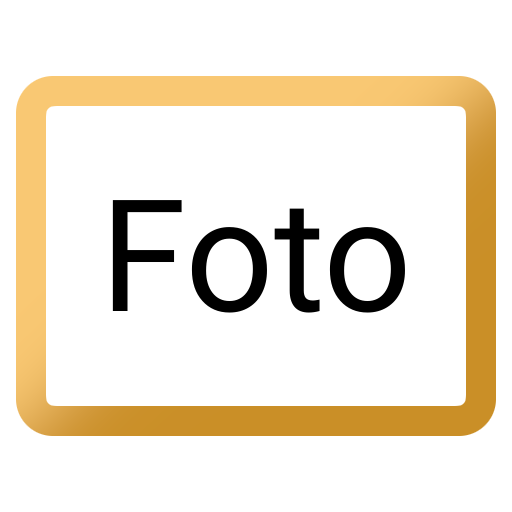
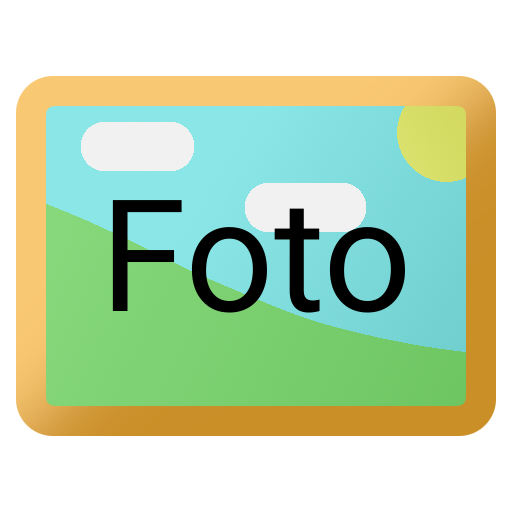
Two versions of the same layered image (512 × 512). Layer-by-layer changes:
added group "Picture" with 4 layers over (x1=46, y1=106, x2=466, y2=406)
added layer "outline #7" in group "Picture" over (x1=46, y1=199, x2=466, y2=406)
added layer "outline #6" in group "Picture" over (x1=397, y1=106, x2=466, y2=182)
moved "outline #1" into group "Picture", painted on it over (x1=46, y1=106, x2=466, y2=406)
added layer "outline #5" in group "Picture" over (x1=46, y1=106, x2=466, y2=406)
